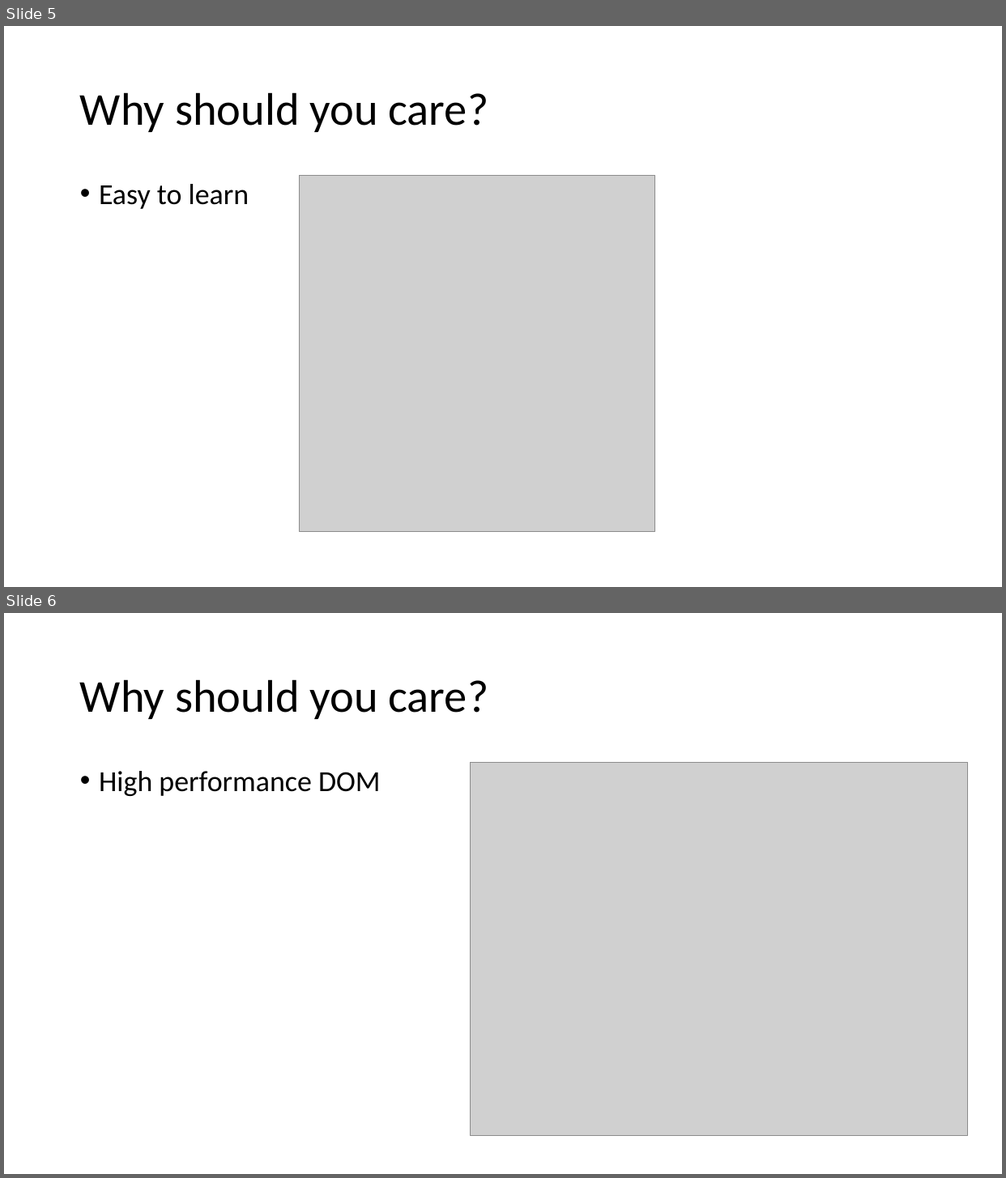
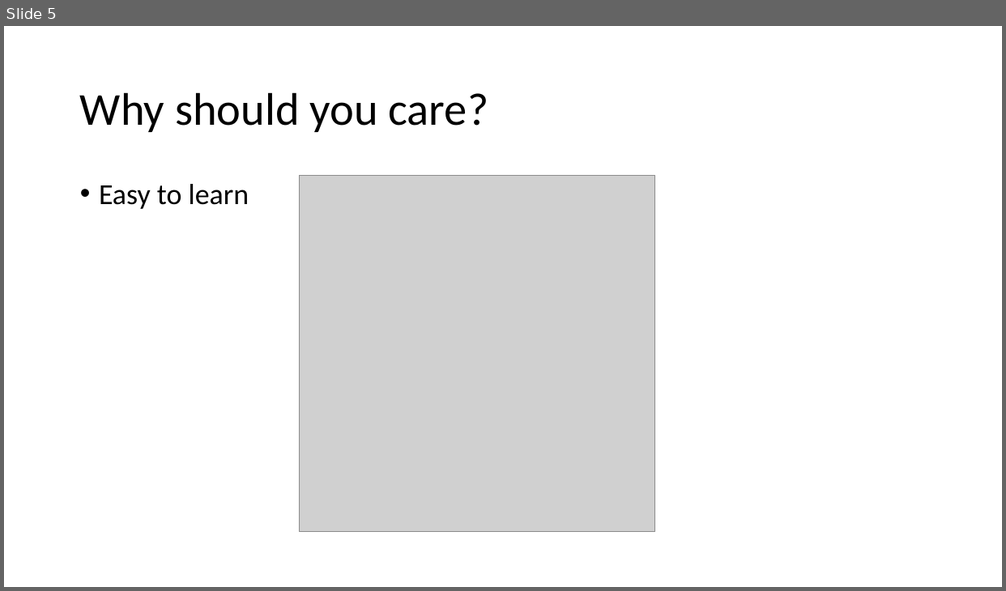
Before and after one commit to MarkSchemmer/Mark-Tyson, a slide deck: PowerPoint/React.pptx. Shown one above the other, each under a label of ours: slides 5 and 6 before the commit, slide 5 after it. The pictures are 1006x1178 and 1006x591 pixels, drawn with LibreOffice and Linux fonts; fonts in the diff are those of the drawing; grey boxes stand for pictures. Boxes give left, top, right and bottom in pixels: in the first picture for what was removed or moved away, otherwise in the second. Text is boxed around its words. In the diff, an @@ line names an element or a change of style, - is before the commit and + after.

```diff
--- a/PowerPoint/React.pptx
+++ b/PowerPoint/React.pptx
@@ slide 6 removed at (4, 613, 1002, 1174), background #FFFFFF @@
@@ title removed at (80, 679, 489, 719) @@
-Why should you care?
@@ text removed at (99, 771, 381, 796) @@
-• High performance DOM
@@ picture removed at (470, 763, 967, 1136) @@
```
Also in this commit, not shown: 5 slides changed, 3 slides added, 1 other slide removed, 4 other files.
